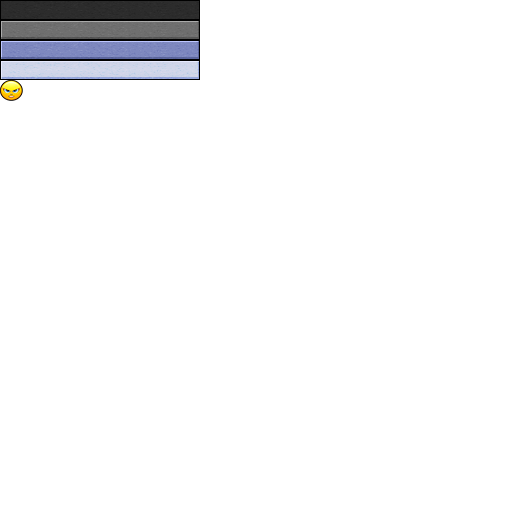
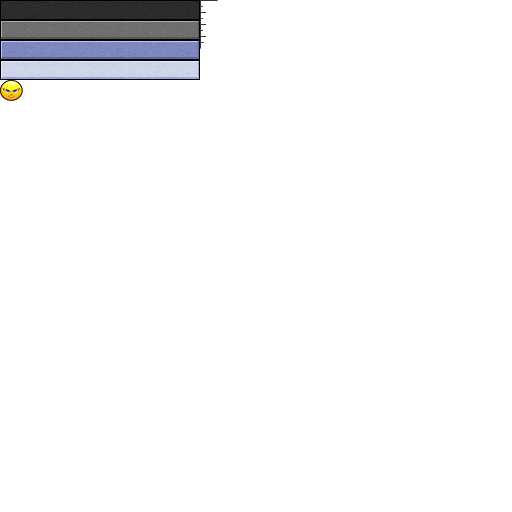
The second 512px x 512px image is a revision of the first. Changes to its layers:
added layer "WaterTankGauge" above "Smiley" over (x1=200, y1=0, x2=218, y2=49)
